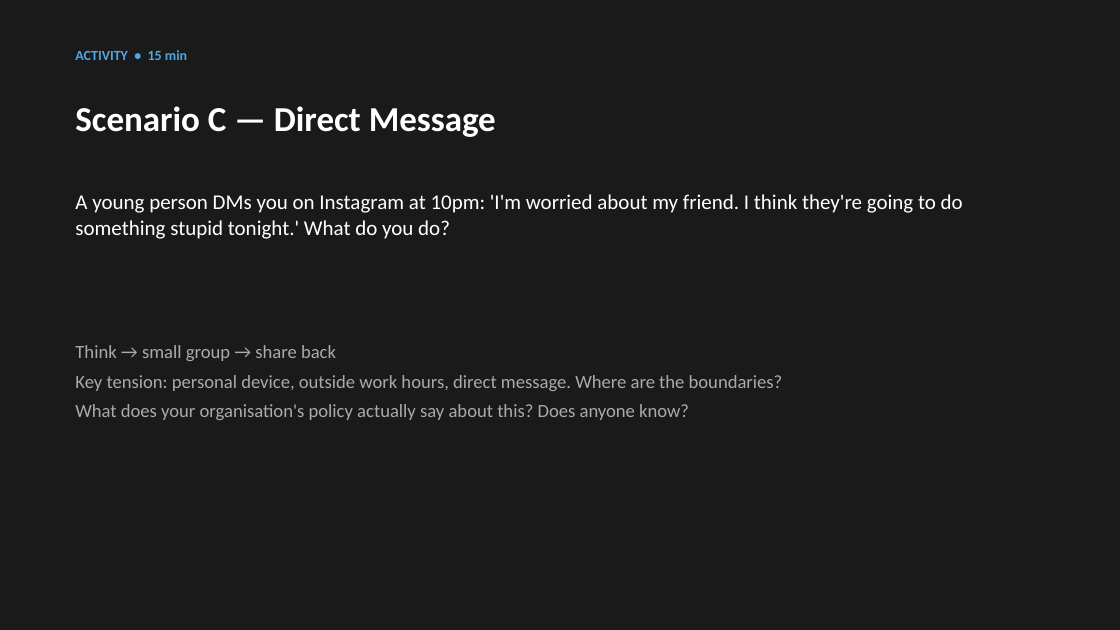
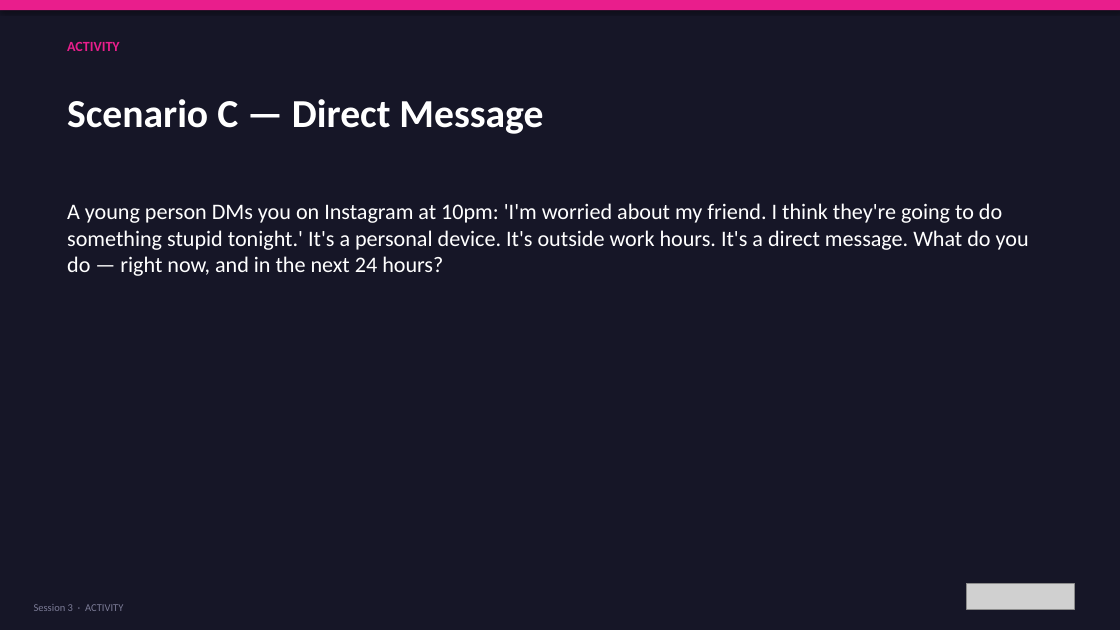
Before and after one commit to bh1ff/cpd-v2, a slide deck: slide 12 of assets/downloads/Session-3-Keeping-Young-People-Safe-Online.pptx (slide 7 before the commit). Drawn at 1120x630 pixels with LibreOffice and Linux fonts; fonts in the diff are those of the drawing; grey boxes stand for pictures. Boxes give left, top, right and bottom in pixels: in the first picture for what was removed or moved away, otherwise in the second. Text is boxed around its words. In the diff, an @@ line names an element or a change of style, - is before the commit and + after.

```diff
--- a/assets/downloads/Session-3-Keeping-Young-People-Safe-Online.pptx
+++ b/assets/downloads/Session-3-Keeping-Young-People-Safe-Online.pptx
@@ background #1A1A1A to #161627 @@
@@ rectangle added at [0,0,1120,10], fill #E91E8C @@
@@ text at [67,42,120,51]: text changed; text colour #4EA8E6 to #E91E8C @@
-ACTIVITY • 15 min
+ACTIVITY
@@ text "Scenario C — Direct Message": place and size @@
-text "Scenario C — Direct Message" at [75,106,496,137]
+text "Scenario C — Direct Message" at [67,99,543,134]
@@ text "Scenario C — Direct Message" at [67,99,543,134]: size 30 to 34 pt @@
@@ text at [67,203,1029,276]: text changed; size 18 to 19 pt @@
-A young person DMs you on Instagram at 10pm: 'I'm worried about my friend. I think they're going to do something stupid tonight.' What do you do?
+A young person DMs you on Instagram at 10pm: 'I'm worried about my friend. I think they're going to do something stupid tonight.' It's a personal device. It's outside work hours. It's a direct message. What do you do — right now, and in the next 24 hours?
@@ text removed at [75,345,783,420] @@
-Think → small group → share back
-Key tension: personal device, outside work hours, direct message. Where are the boundaries?
-What does your organisation's policy actually say about this? Does anyone know?
@@ picture added at [966,584,1075,609] @@
@@ text added at [34,604,123,611], 9 pt, text #7B7B96 @@
+Session 3 · ACTIVITY
```
Also in this commit, not shown: 15 other slides changed, 16 slides added, 1 slide removed, 2 other files.
